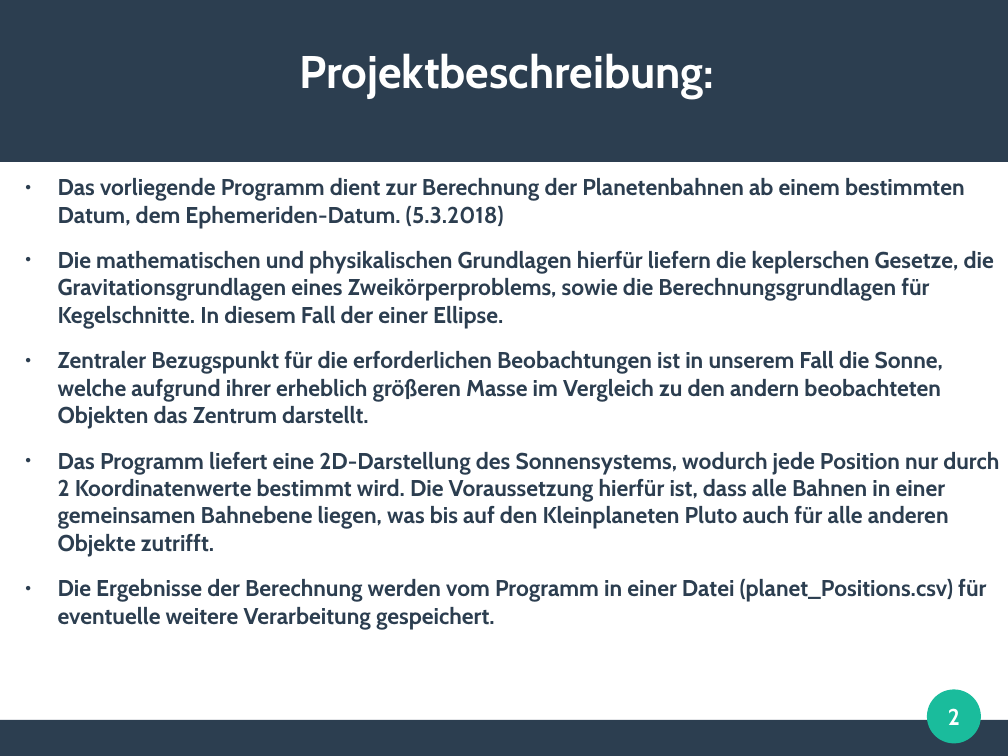
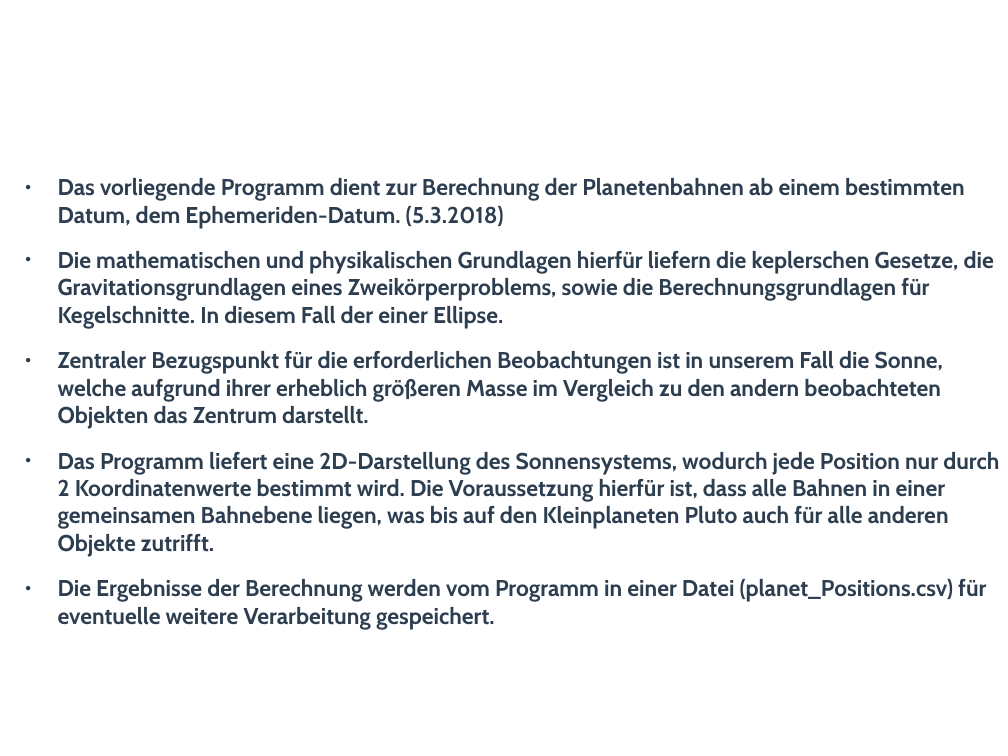
Before and after one commit to x1LL1x/sonnensystem, a slide deck: slide 2 of Präsentation/Projektpräsentation_Sonnensystem.odp. Drawn at 1008x756 pixels with LibreOffice and Linux fonts; fonts in the diff are those of the drawing. Boxes give left, top, right and bottom in pixels: in the first picture for what was removed or moved away, otherwise in the second. Text is boxed around its words. In the diff, an @@ line names an element or a change of style, - is before the commit and + after.

```diff
--- a/Präsentation/Projektpräsentation_Sonnensystem.odp
+++ b/Präsentation/Projektpräsentation_Sonnensystem.odp
@@ rectangle removed at (x1=0, y1=0, x2=1008, y2=162) @@
@@ title removed at (x1=300, y1=53, x2=715, y2=99) @@
-Projektbeschreibung:
@@ ellipse removed at (x1=928, y1=690, x2=981, y2=744) @@
@@ page number removed at (x1=948, y1=708, x2=960, y2=725) @@
-2
@@ rectangle removed at (x1=0, y1=720, x2=1008, y2=756) @@
```
Also in this commit, not shown: 3 other slides changed, 5 slides added, 1 slide removed, 7 other files.
